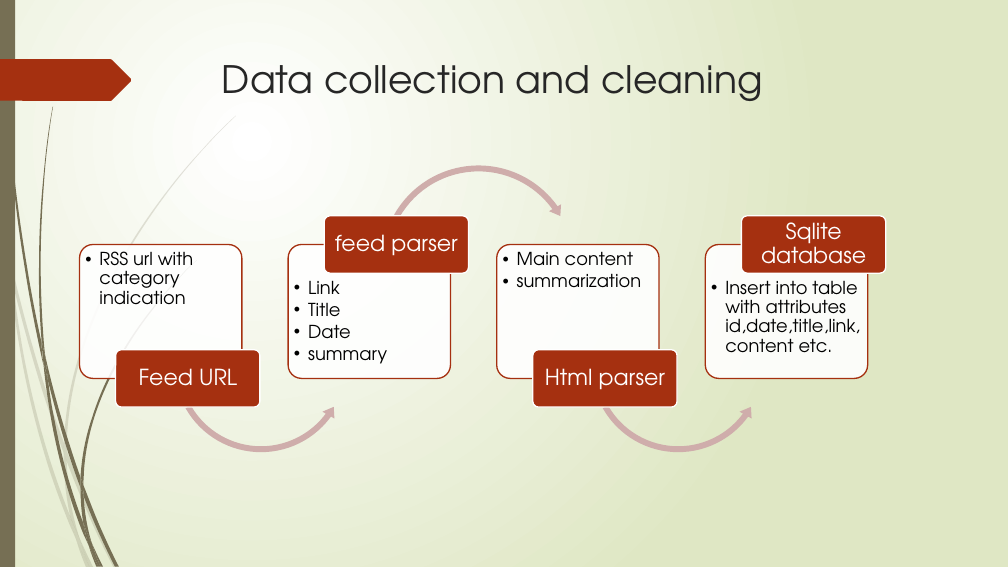
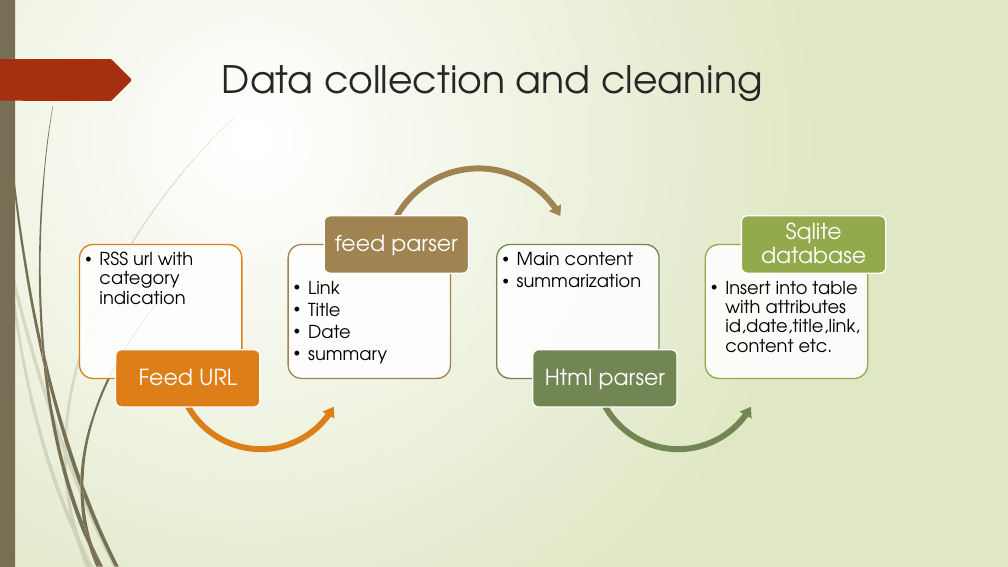
Before and after one commit to sujithcp/NewsAnalyser, a slide deck: slide 4 of presentation/Project.pptx. Drawn at 1008x567 pixels with LibreOffice and Linux fonts; fonts in the diff are those of the drawing. Boxes give left, top, right and bottom in pixels: in the first picture for what was removed or moved away, otherwise in the second. Text is boxed around its words. In the diff, an @@ line names an element or a change of style, - is before the commit and + after.

```diff
--- a/presentation/Project.pptx
+++ b/presentation/Project.pptx
@@ circular arrow at (378, 162, 580, 364): fill #CFAEAB to #9F8351 @@
@@ rounded rectangle at (324, 216, 469, 273): fill #A53010 to #9F8351 @@
@@ rounded rectangle at (742, 216, 886, 273): fill #A53010 to #92AA4C @@
@@ rounded rectangle at (79, 244, 242, 378): outline #A53010 1.25 pt to #DE7E18 1.25 pt @@
@@ rounded rectangle at (288, 244, 451, 378): outline #A53010 1.25 pt to #9F8351 1.25 pt @@
@@ rounded rectangle at (497, 244, 659, 378): outline #A53010 1.25 pt to #728653 1.25 pt @@
@@ rounded rectangle at (706, 244, 868, 378): outline #A53010 1.25 pt to #92AA4C 1.25 pt @@
@@ left circular arrow at (170, 275, 352, 457): fill #CFAEAB to #DE7E18 @@
@@ left circular arrow at (588, 275, 769, 457): fill #CFAEAB to #728653 @@
@@ rounded rectangle at (116, 350, 260, 408): fill #A53010 to #DE7E18 @@
@@ rounded rectangle at (533, 350, 678, 408): fill #A53010 to #728653 @@
```
Also in this commit, not shown: 7 other slides changed, 2 slides added, 1 slide removed, 1 other file.
